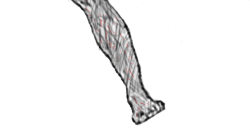
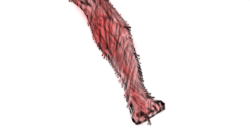
Layer changes from the first 250px x 130px image to the second:
renamed "Calque 6" to "Calque 7", painted on it over (68, 0, 166, 127)
